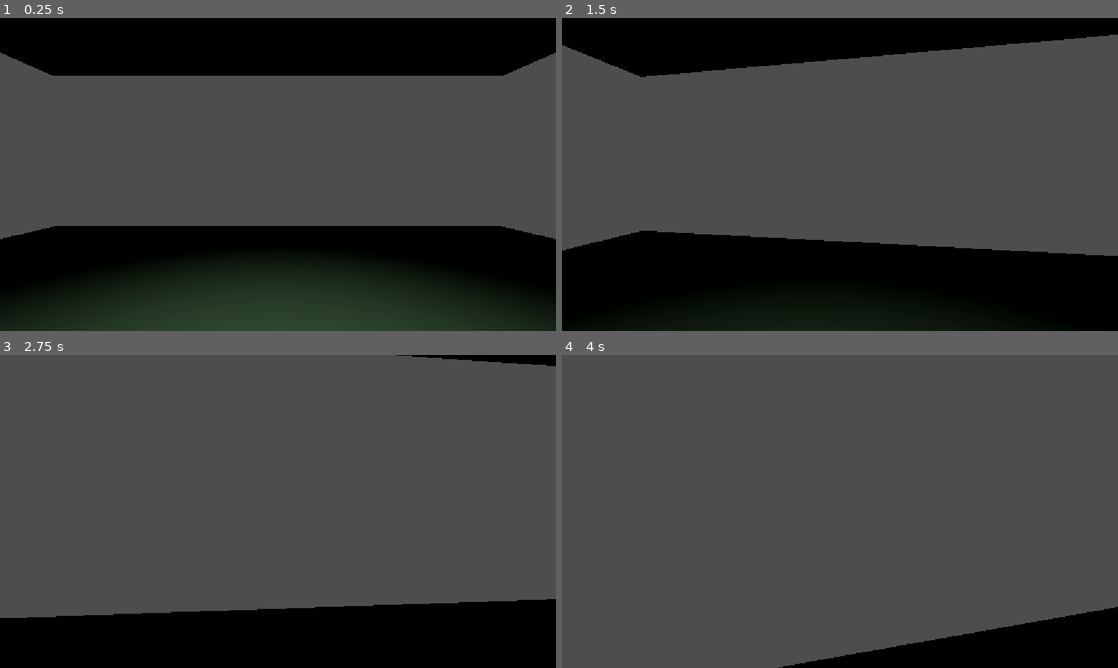
Above: before the commit, frames 1-4 (two rows, left to right).
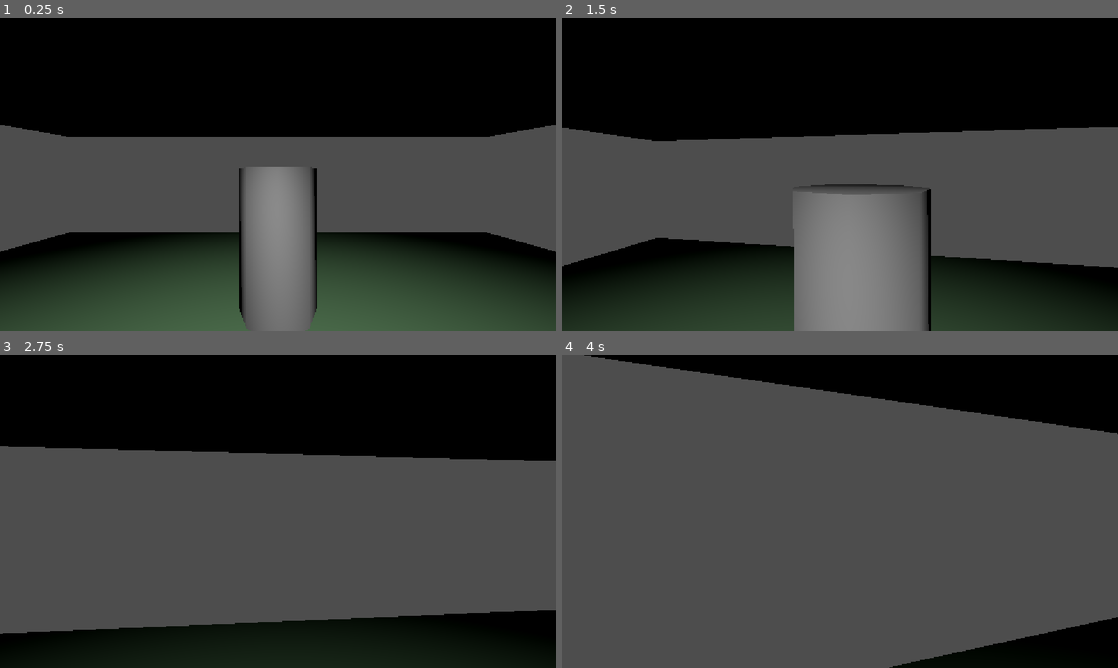
Above: after the commit, the same moments.

Repository: markuslool/Gamegaygame
Game: Godot game, scene res://scenes/test.tscn
Two runs of this game, one before a commit and one after it. Both use one fixed random seed, a clock stepped at 60 frames per second and the inputs below.
Inputs (mouse positions are in pixels of both pictures, inside the frame that each line leads up to):
- Up to frame 1 (0.25 s): no input
- Up to frame 2 (1.5 s): move the mouse to (867, 174) at 0.52 s; hold E 0.53-1.28 s; hold W from 0.53 s (still down); click (867, 174) at 0.67 s; tap Space at 0.77 s; move the mouse to (812, 174) at 1.27 s; tap Q at 1.35 s
- Up to frame 3 (2.75 s): keep holding W; tap Space at 1.52 s; move the mouse to (289, 505) at 2.02 s; hold Ctrl from 2.03 s (still down)
- Up to frame 4 (4 s): keep holding W; move the mouse to (834, 517) at 2.77 s; release Ctrl at 2.78 s; tap Shift at 2.85 s; click (834, 517) at 2.92 s; tap Space at 3.02, 3.77 s; move the mouse to (878, 514) at 3.52 s; hold E from 3.53 s (still down)

The runs differ from the first frame. In frame 1, 50% of the frame differs, in the area x 0-100%, y 11-100%; in frame 2, 50%; in frame 3, 40%; in frame 4, 15%.

Commit message:
уровень

Diff:
--- a/resorses/collisions/player.tres
+++ b/resorses/collisions/player.tres
@@ -2,4 +2,4 @@
 
 [resource]
 radius = 2.0
-height = 8.0
+height = 7.3
--- a/scenes/test.tscn
+++ b/scenes/test.tscn
@@ -12,7 +12,7 @@
 size = Vector3(50, 1, 50)
 
 [sub_resource type="BoxShape3D" id="BoxShape3D_74lek"]
-size = Vector3(50, 1, 50)
+size = Vector3(50, 1.2, 50)
 
 [node name="test" type="Node3D" unique_id=1472224898]
 
@@ -21,16 +21,18 @@
 script = ExtResource("2_player")
 
 [node name="CollisionShape3D" type="CollisionShape3D" parent="player" unique_id=263016561]
+transform = Transform3D(1, 0, 0, 0, 1, 0, 0, 0, 1, 0, -0.58740234, 0)
 shape = ExtResource("1_errlg")
 
 [node name="Camera3D" type="Camera3D" parent="player" unique_id=2105755736]
-transform = Transform3D(1, 0, 0, 0, 1, 0, 0, 0, 1, 0, 1.6, 0)
+transform = Transform3D(1, 0, 0, 0, 1, 0, 0, 0, 1, 0, 2.5, -0.006)
 current = true
-fov = 70.0
+fov = 74.24853
 
 [node name="CSGCylinder3D" type="CSGCylinder3D" parent="player" unique_id=602873205]
+transform = Transform3D(1, 0, 0, 0, 1, 0, 0, 0, 1, 0, -0.4584961, 0)
 radius = 2.0
-height = 8.0
+height = 7.3
 
 [node name="Level" type="Node" parent="." unique_id=1932939128]
 
@@ -40,10 +42,11 @@
 mesh = SubResource("BoxMesh_iyx0m")
 
 [node name="Collision" type="CollisionShape3D" parent="Level/Ground" unique_id=491938948]
+transform = Transform3D(1, 0, 0, 0, 1, 0, 0, 0, 1, 0, 0.1, 0)
 shape = SubResource("BoxShape3D_74lek")
 
 [node name="Ground2" type="StaticBody3D" parent="Level" unique_id=1719347829]
-transform = Transform3D(1, 0, 0, 0, 1, 0, 0, 0, 1, 0, 17.77977, 0)
+transform = Transform3D(1, 0, 0, 0, 1, 0, 0, 0, 1, 0, 12.427774, 0)
 
 [node name="Mesh" type="MeshInstance3D" parent="Level/Ground2" unique_id=227287924]
 mesh = SubResource("BoxMesh_iyx0m")
@@ -52,7 +55,13 @@
 shape = SubResource("BoxShape3D_74lek")
 
 [node name="SpotLight3D" type="SpotLight3D" parent="." unique_id=1169113251]
-transform = Transform3D(1, 0, 0, 0, -4.371139e-08, 1, 0, -1, -4.371139e-08, 0, 16.897547, 0)
+transform = Transform3D(1, 0, 0, 0, -4.371139e-08, 1, 0, -1, -4.371139e-08, 0, 12.785688, 0)
 light_energy = 16.0
-spot_range = 26.551054
-spot_angle = 51.54338
+spot_range = 33.79741
+spot_angle = 68.56428
+spot_angle_attenuation = 0.35355416
+
+[node name="CSGCylinder3D" type="CSGCylinder3D" parent="." unique_id=1887967739]
+transform = Transform3D(1, 0, 0, 0, 1, 0, 0, 0, 1, 0, 4.117606, -10.698897)
+radius = 2.0
+height = 7.3
